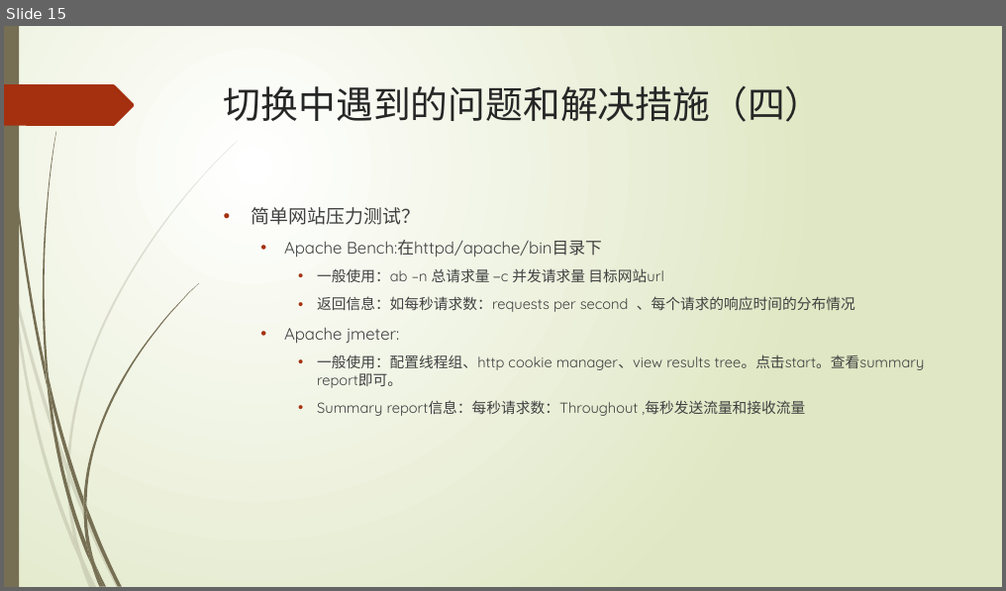
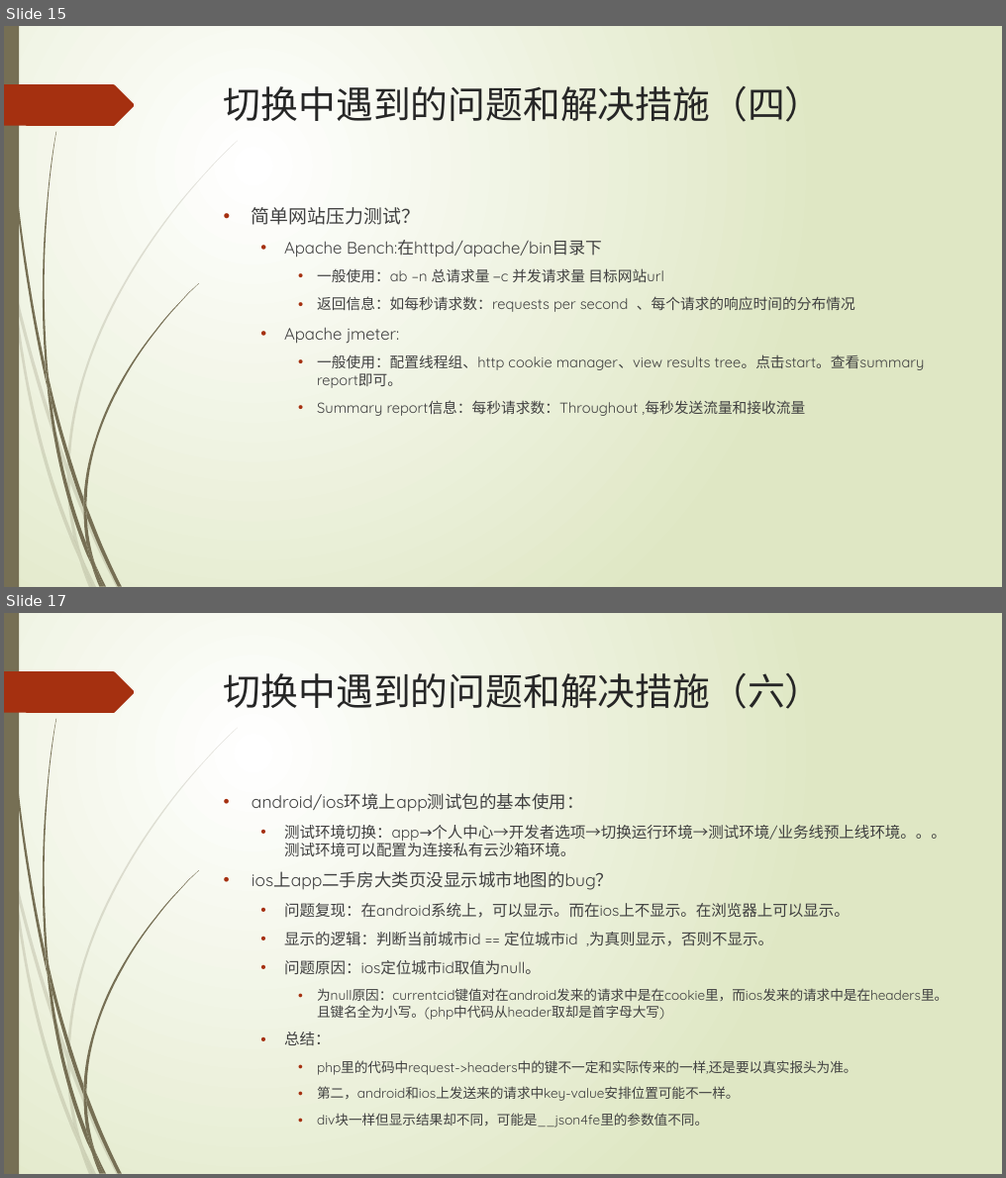
Before and after one commit to lspgithublxh/document, a slide deck: 业务习惯/入职三月以来工作总结.pptx. Shown one above the other, each under a label of ours: slide 15 before the commit, slides 15 and 17 after it; the slides between them are not shown. The pictures are 1006x591 and 1006x1178 pixels, drawn with LibreOffice and Linux fonts; fonts in the diff are those of the drawing. Boxes give left, top, right and bottom in pixels: in the first picture for what was removed or moved away, otherwise in the second. Text is boxed around its words. In the diff, an @@ line names an element or a change of style, - is before the commit and + after.

```diff
--- a/业务习惯/入职三月以来工作总结.pptx
+++ b/业务习惯/入职三月以来工作总结.pptx
@@ slide 17 added at (4, 613, 1002, 1174), background gradient #FFFFFF to #DFE8C4; not listed: 24 template elements that a slide beside it also shows @@
@@ title added at (224, 673, 823, 709), 36 pt, text #262626 @@
+切换中遇到的问题和解决措施（六）
@@ text added at (252, 793, 947, 1101), 12.9 pt, text #404040 @@
+• android/ios环境上app测试包的基本使用：
+  • 测试环境切换：app→个人中心→开发者选项→切换运行环境→测试环境/业务线预上线环境。。。测试环境可以配置为连接私有云沙箱环境。
+• ios上app二手房大类页没显示城市地图的bug？
+  • 问题复现：在android系统上，可以显示。而在ios上不显示。在浏览器上可以显示。
+  • 显示的逻辑：判断当前城市id == 定位城市id ,为真则显示，否则不显示。
+  • 问题原因：ios定位城市id取值为null。
+    • 为null原因：currentcid键值对在android发来的请求中是在cookie里，而ios发来的请求中是在headers里。且键名全为小写。(php中代码从header取却是首字母大写)
+  • 总结：
+    • php里的代码中request->headers中的键不一定和实际传来的一样,还是要以真实报头为准。
+    • 第二，android和ios上发送来的请求中key-value安排位置可能不一样。
+    • div块一样但显示结果却不同，可能是__json4fe里的参数值不同。
```
Also in this commit, not shown: 1 slide changed, 4 other slides added.
